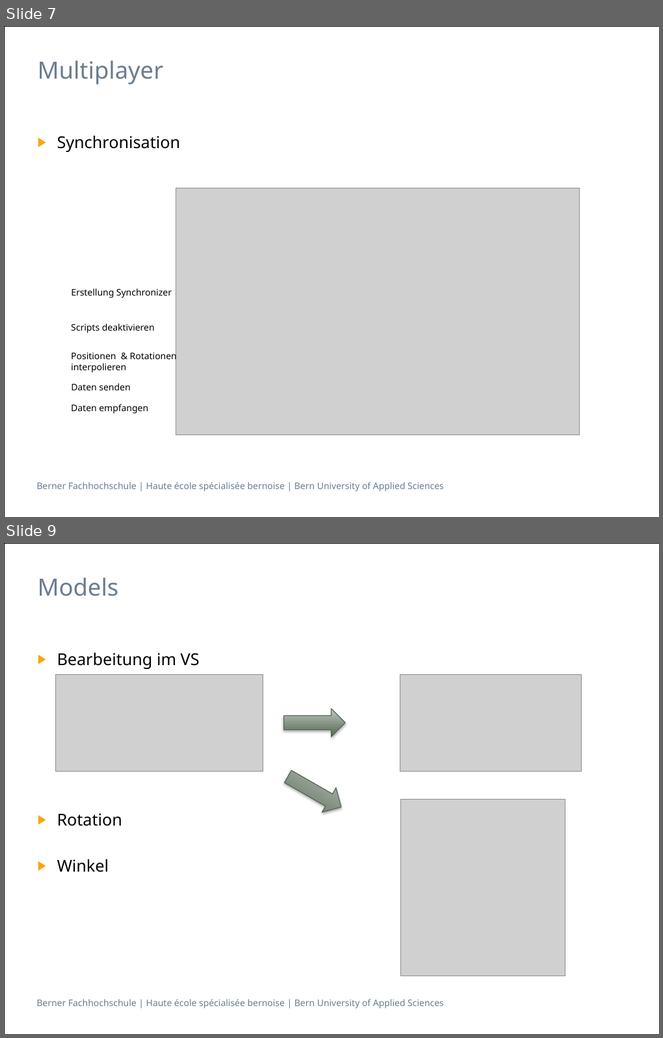
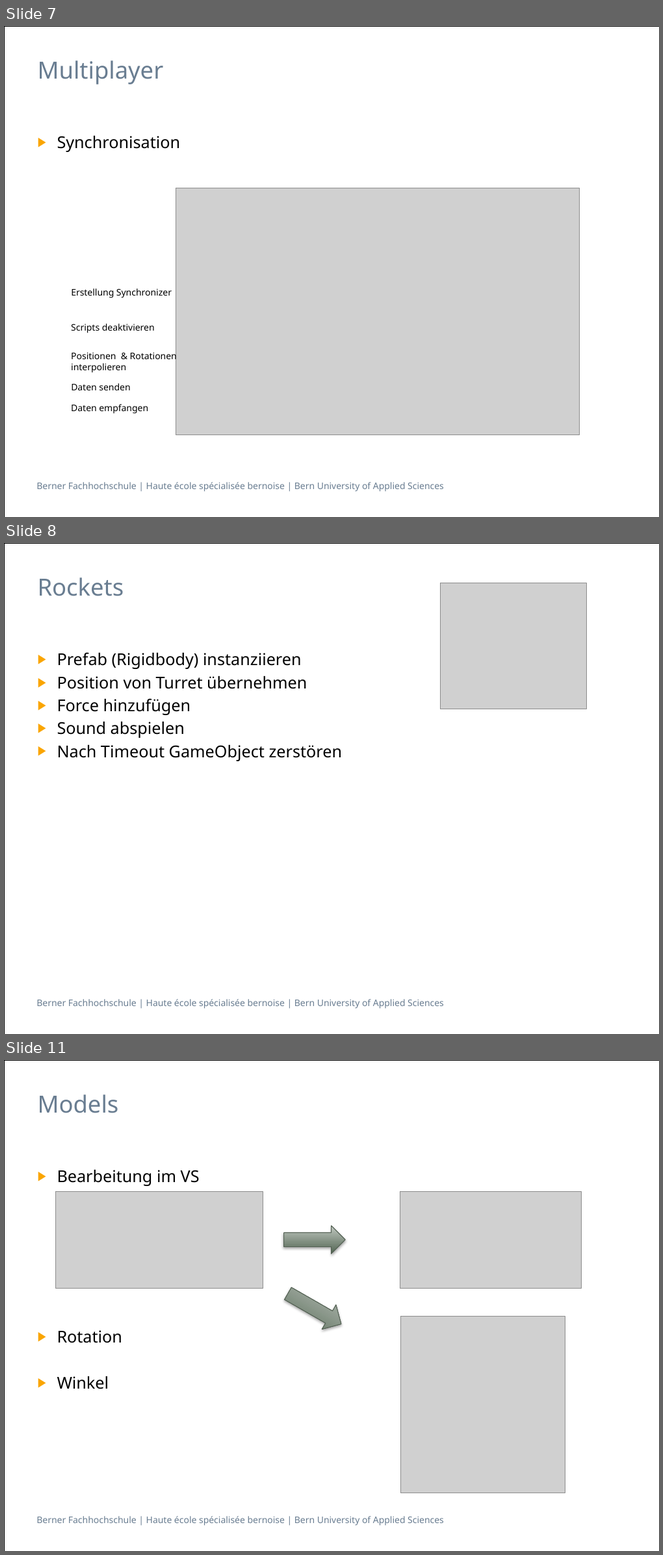
Before and after one commit to villj2/ch.bfh.bti7527aGameDevelopment, a slide deck: Docs/RocketShooter.pptx. Shown one above the other, each under a label of ours: slides 7 and 9 before the commit, slides 7, 8 and 11 after it; the slides between them are not shown. The pictures are 663x1038 and 663x1555 pixels, drawn with LibreOffice and Linux fonts; fonts in the diff are those of the drawing; grey boxes stand for pictures. Boxes give left, top, right and bottom in pixels: in the first picture for what was removed or moved away, otherwise in the second. Text is boxed around its words. In the diff, an @@ line names an element or a change of style, - is before the commit and + after.

```diff
--- a/Docs/RocketShooter.pptx
+++ b/Docs/RocketShooter.pptx
@@ slide 8 added at bbox=[4, 543, 659, 1034], background #FFFFFF; not listed: 2 template elements that a slide beside it also shows @@
@@ title added at bbox=[38, 577, 124, 596], 26 pt, text #697D91 @@
+Rockets
@@ picture added at bbox=[440, 583, 586, 709] @@
@@ text added at bbox=[57, 652, 343, 761], 18 pt, text #000000 @@
+▶ Prefab (Rigidbody) instanziieren
+▶ Position von Turret übernehmen
+▶ Force hinzufügen
+▶ Sound abspielen
+▶ Nach Timeout GameObject zerstören
@@ what was slide 9 is now slide 11 @@
```
Also in this commit, not shown: 2 slides changed, 2 other slides added, 1 slide removed, 4 other files.
